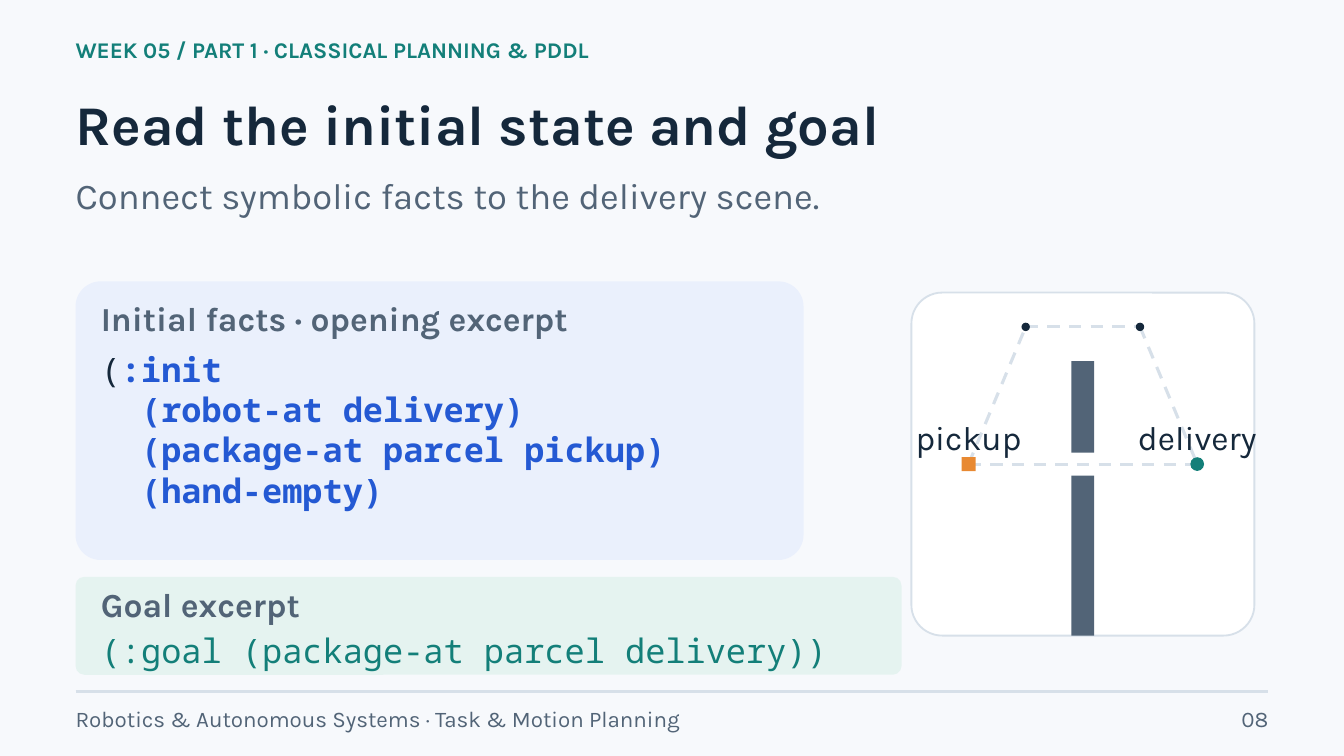
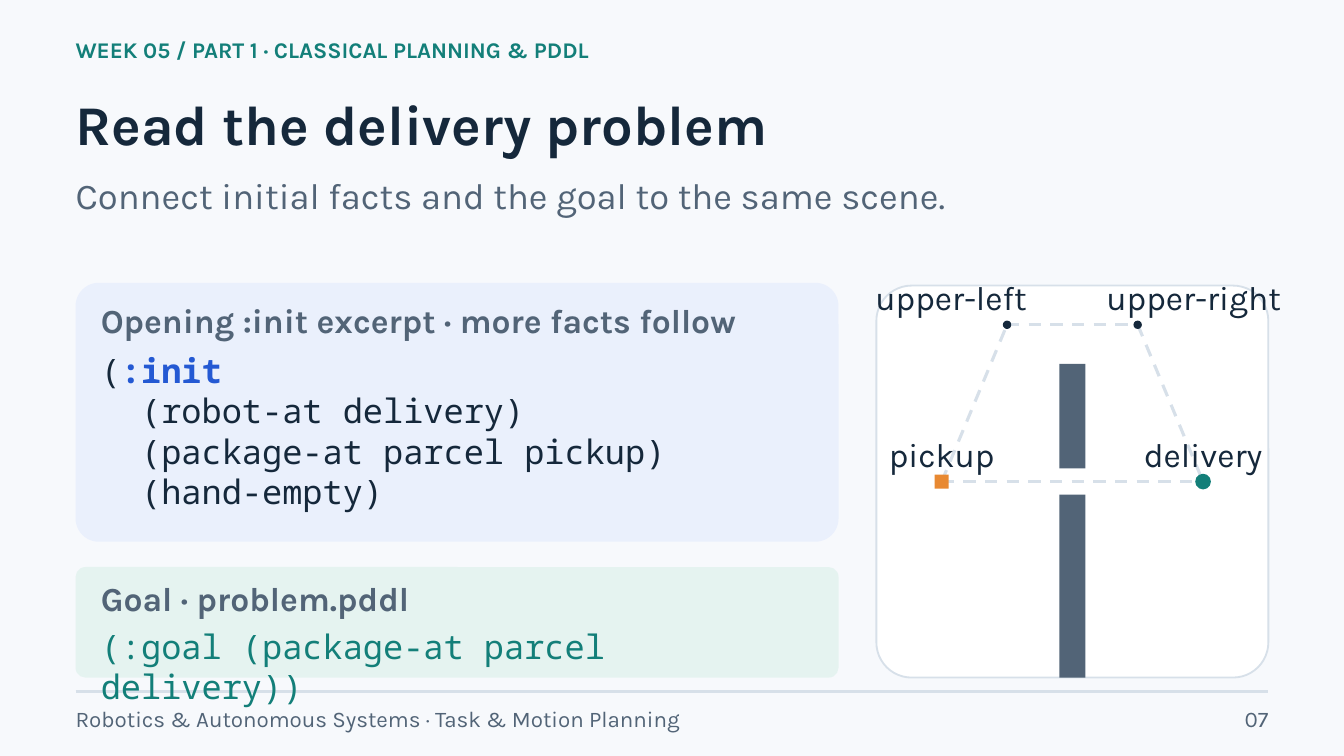
Before and after one commit to lifshitg/robotics-course-demos, a slide deck: slide 7 of week05_task_motion_planning/CLASSICAL_PLANNING_AND_TAMP.pptx (slide 8 before the commit). Drawn at 1344x756 pixels with LibreOffice and Linux fonts; fonts in the diff are those of the drawing. Boxes give left, top, right and bottom in pixels: in the first picture for what was removed or moved away, otherwise in the second. Text is boxed around its words. In the diff, an @@ line names an element or a change of style, - is before the commit and + after.

```diff
--- a/week05_task_motion_planning/CLASSICAL_PLANNING_AND_TAMP.pptx
+++ b/week05_task_motion_planning/CLASSICAL_PLANNING_AND_TAMP.pptx
@@ text at [76,105,767,159]: text changed @@
-Read the initial state and goal
+Read the delivery problem
@@ text at [76,184,945,218]: text changed @@
-Connect symbolic facts to the delivery scene.
+Connect initial facts and the goal to the same scene.
@@ rounded rectangle: place and size @@
-rounded rectangle at [76,281,804,560]
+rounded rectangle at [76,283,839,542]
@@ text added at [875,287,1026,318], 24 pt, text #15283B @@
+upper-left
@@ rounded rectangle: place and size @@
-rounded rectangle at [911,292,1254,635]
+rounded rectangle at [876,285,1268,678]
@@ text added at [1106,287,1281,319], 24 pt, text #15283B @@
+upper-right
@@ text at [101,309,735,342]: text changed @@
-Initial facts · opening excerpt
+Opening :init excerpt · more facts follow
@@ line moved from (969, 464) - (1026, 327) to (942, 482) - (1007, 325) @@
@@ ellipse: place and size @@
-ellipse at [1021,323,1029,331]
+ellipse at [1003,321,1011,329]
@@ line moved from (1026, 327) - (1140, 327) to (1007, 325) - (1138, 325) @@
@@ line moved from (1140, 327) - (1198, 464) to (1138, 325) - (1204, 482) @@
@@ text at [101,357,665,513]: text changed @@
-(:init
-(robot-at delivery)
-(package-at parcel pickup)
-(hand-empty)
+(:init
+(robot-at delivery)
+(package-at parcel pickup)
+(hand-empty)
@@ rectangle: place and size @@
-rectangle at [1072,361,1095,453]
+rectangle at [1060,364,1086,469]
@@ text "pickup": place and size @@
-text "pickup" at [916,427,1022,458]
+text "pickup" at [889,444,995,476]
@@ text "delivery": place and size @@
-text "delivery" at [1138,427,1256,458]
+text "delivery" at [1144,444,1262,476]
@@ rectangle: place and size @@
-rectangle at [962,457,976,471]
+rectangle at [935,475,949,489]
@@ ellipse: place and size @@
-ellipse at [1191,458,1205,472]
+ellipse at [1196,474,1212,490]
@@ ellipse: place and size @@
-ellipse at [1194,460,1202,468]
+ellipse at [1199,478,1207,486]
@@ line moved from (969, 464) - (1198, 464) to (942, 482) - (1204, 482) @@
@@ rectangle: place and size @@
-rectangle at [1072,476,1095,636]
+rectangle at [1060,495,1086,678]
@@ rounded rectangle: place and size @@
-rounded rectangle at [76,577,901,675]
+rounded rectangle at [76,567,839,678]
@@ text at [101,588,409,619]: text changed @@
-Goal excerpt
+Goal · problem.pddl
@@ text "(:goal (package-at parcel delivery))" rewrapped from [101,637,827,672] to [101,633,605,708] @@
@@ text at [1245,713,1269,727]: text changed @@
-08
+07
```
Also in this commit, not shown: 12 other slides changed, 10 slides added, 14 slides removed, 47 other files.
